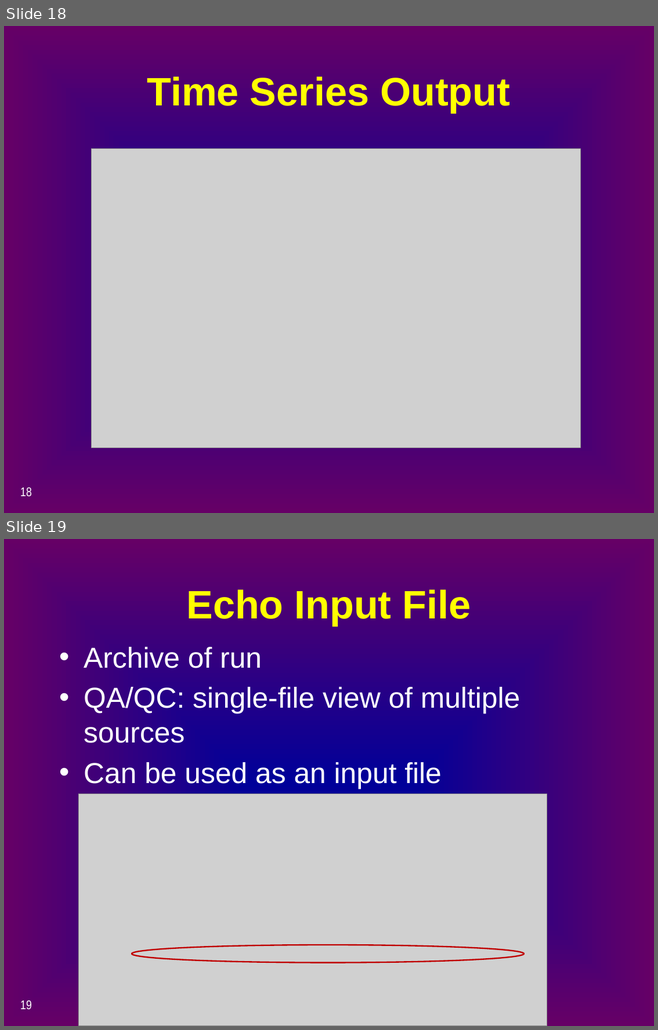
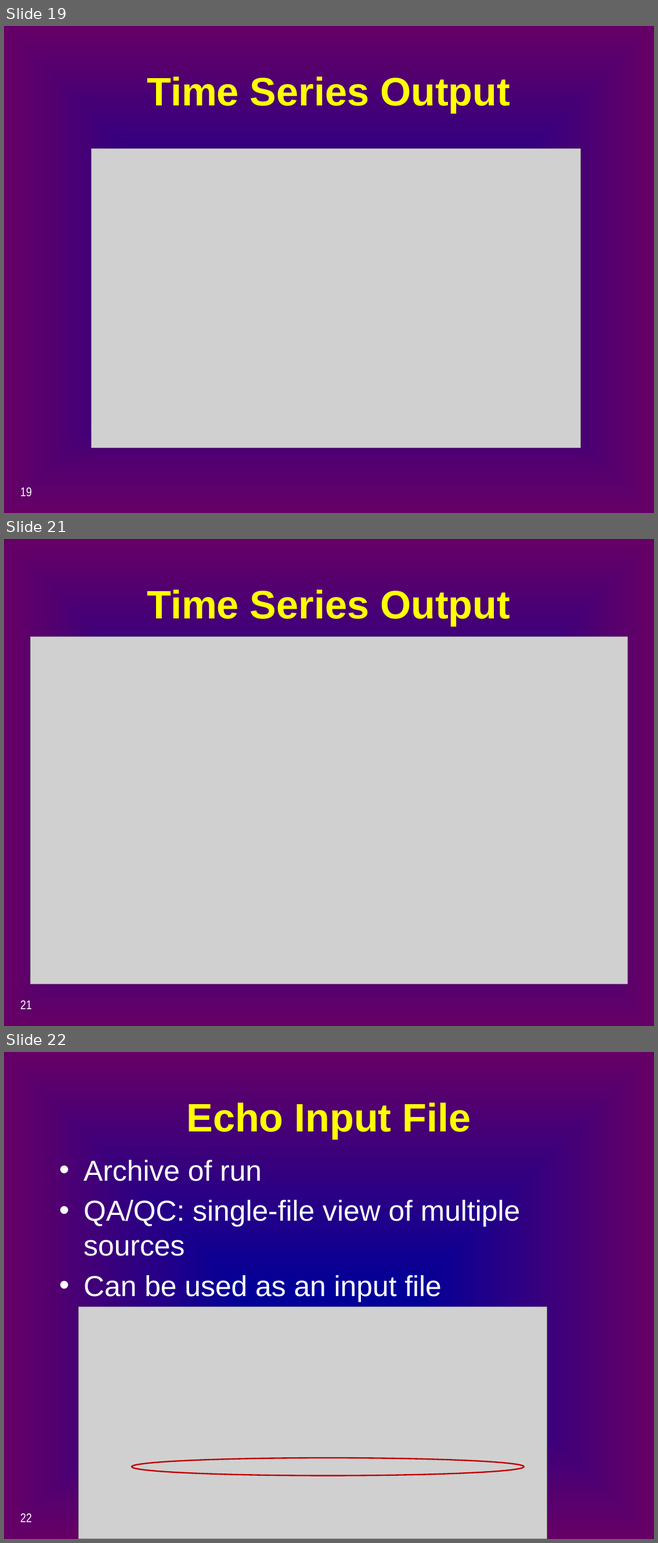
Before and after one commit to CADWRDeltaModeling/dsm2, a slide deck: dsm2/presentations/p4_simulation_data.pptx. Shown one above the other, each under a label of ours: slides 18 and 19 before the commit, slides 19, 21 and 22 after it; the slides between them are not shown. The pictures are 658x1030 and 658x1543 pixels, drawn with LibreOffice and Linux fonts; fonts in the diff are those of the drawing; grey boxes stand for pictures. Boxes give left, top, right and bottom in pixels: in the first picture for what was removed or moved away, otherwise in the second. Text is boxed around its words. In the diff, an @@ line names an element or a change of style, - is before the commit and + after.

```diff
--- a/dsm2/presentations/p4_simulation_data.pptx
+++ b/dsm2/presentations/p4_simulation_data.pptx
@@ slide 21 added at (x1=4, y1=539, x2=654, y2=1026), background gradient #000099 to #660066 @@
@@ title added at (x1=147, y1=589, x2=510, y2=625), 44 pt, text #FFFF00, bold @@
+Time Series Output
@@ picture added at (x1=31, y1=636, x2=628, y2=984) @@
@@ page number added at (x1=20, y1=1000, x2=32, y2=1009), 14 pt, text #FFFFFF @@
+21
@@ what was slide 18 is now slide 19 @@
@@ page number at (x1=20, y1=487, x2=32, y2=497): text changed @@
-18
+19
@@ what was slide 19 is now slide 22 @@
@@ page number at (x1=20, y1=1513, x2=32, y2=1522): text changed @@
-19
+22
```
Also in this commit, not shown: 3 slides changed, 2 other slides added.
